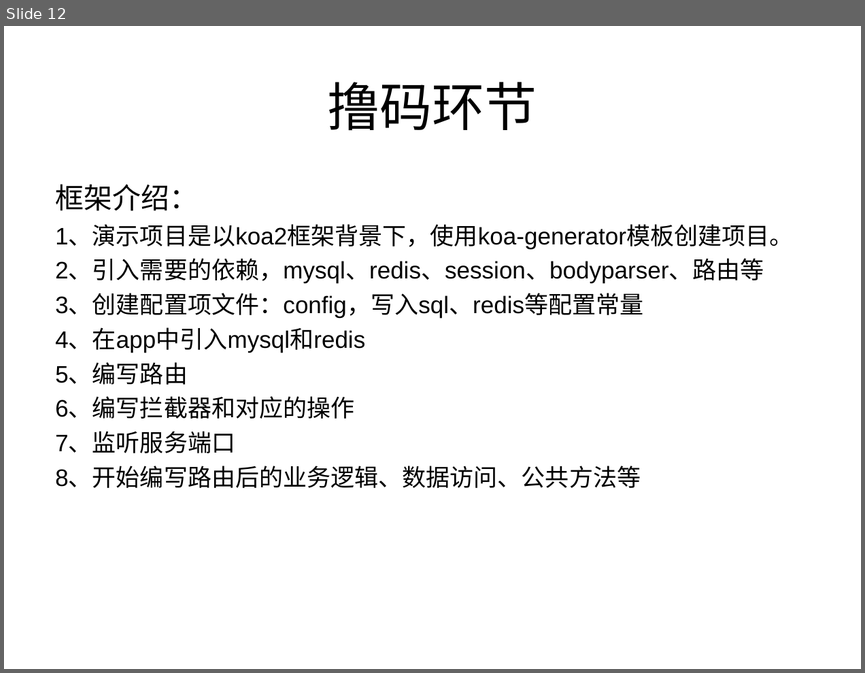
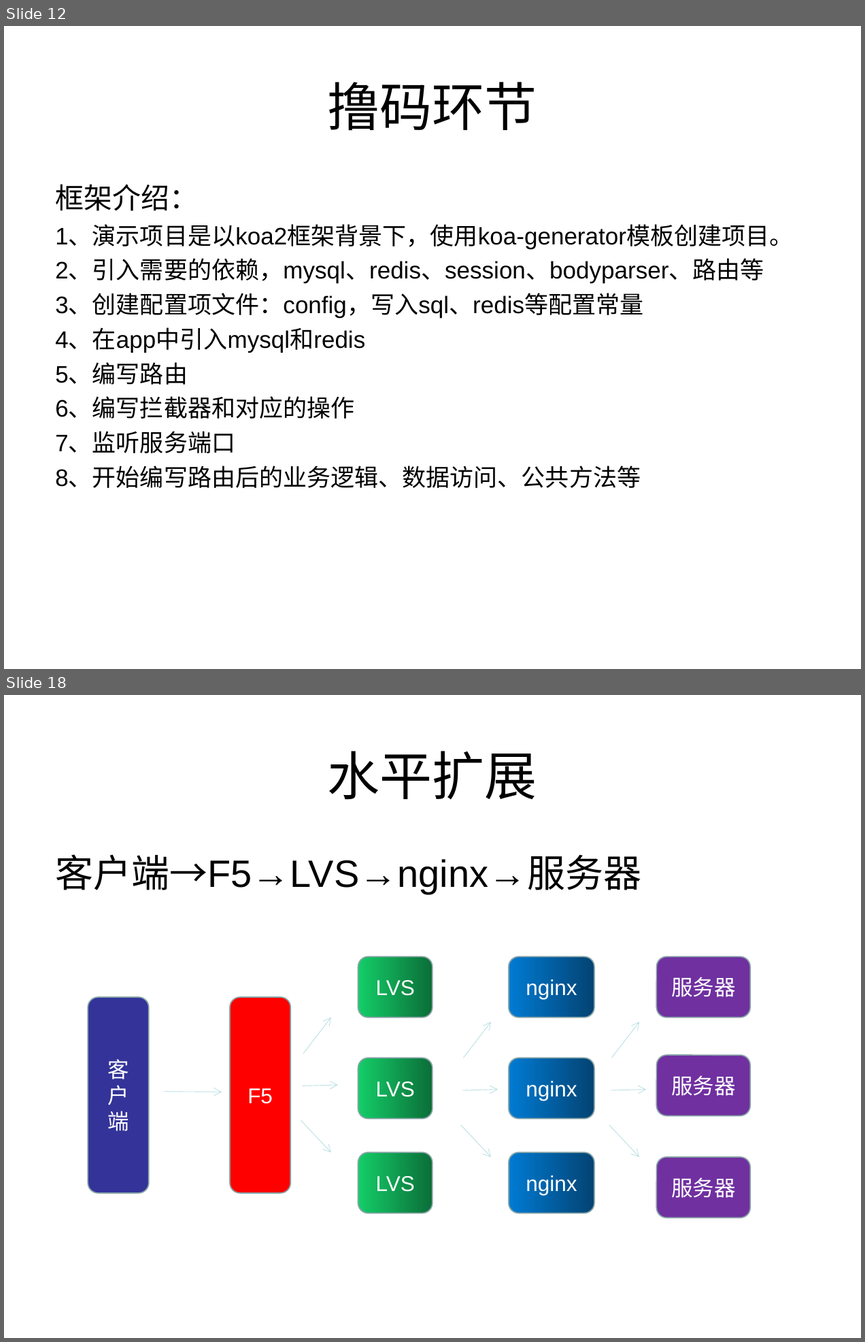
Before and after one commit to Alan055/node-koa, a slide deck: Alan-node解读.ppt. Shown one above the other, each under a label of ours: slide 12 before the commit, slides 12 and 18 after it; the slides between them are not shown. The pictures are 865x673 and 865x1342 pixels, drawn with LibreOffice and Linux fonts; fonts in the diff are those of the drawing. Boxes give left, top, right and bottom in pixels: in the first picture for what was removed or moved away, otherwise in the second. Text is boxed around its words. In the diff, an @@ line names an element or a change of style, - is before the commit and + after.

```diff
--- a/Alan-node解读.ppt
+++ b/Alan-node解读.ppt
@@ slide 18 added at [4, 695, 861, 1338], background #FFFFFF @@
@@ title added at [328, 751, 537, 800], 44 pt, text #000000 @@
+水平扩展
@@ text added at [55, 854, 641, 895], 32 pt, text #000000 @@
+客户端→F5→LVS→nginx→服务器
@@ rounded rectangle added at [358, 956, 432, 1017], fill gradient #14CD68 to #0B6E38, outline #89A4A7 0.99 pt, 18 pt, text #FFFFFF @@
+LVS
@@ rounded rectangle added at [509, 956, 594, 1017], fill gradient #007BD3 to #034373, outline #89A4A7 0.99 pt, 18 pt, text #FFFFFF @@
+nginx
@@ rounded rectangle added at [656, 956, 749, 1017], fill #7030A0, outline #89A4A7 0.99 pt, 18 pt, text #FFFFFF @@
+服务器
@@ freeform shape added at [88, 997, 149, 1192], fill #333399, outline #89A4A7 0.99 pt, 18 pt, text #FFFFFF @@
+客户端
@@ freeform shape added at [230, 997, 291, 1192], fill #FF0000, outline #89A4A7 0.99 pt, 18 pt, text #FFFFFF @@
+F5
@@ arrow added from (303, 1053) to (331, 1017), #BBE0E3 0.51 pt @@
@@ arrow added from (463, 1057) to (491, 1021), #BBE0E3 0.51 pt @@
@@ arrow added from (611, 1057) to (639, 1021), #BBE0E3 0.51 pt @@
@@ rounded rectangle added at [358, 1057, 432, 1118], fill gradient #14CD68 to #0B6E38, outline #89A4A7 0.99 pt, 18 pt, text #FFFFFF @@
+LVS
@@ rounded rectangle added at [509, 1057, 594, 1118], fill gradient #007BD3 to #034373, outline #89A4A7 0.99 pt, 18 pt, text #FFFFFF @@
+nginx
@@ rounded rectangle added at [656, 1055, 749, 1116], fill #7030A0, outline #89A4A7 0.99 pt, 18 pt, text #FFFFFF @@
+服务器
@@ arrow added from (163, 1091) to (222, 1091), #BBE0E3 0.51 pt @@
@@ arrow added from (302, 1086) to (338, 1085), #BBE0E3 0.51 pt @@
@@ arrow added from (462, 1090) to (498, 1089), #BBE0E3 0.51 pt @@
@@ arrow added from (611, 1090) to (646, 1089), #BBE0E3 0.51 pt @@
@@ arrow added from (300, 1120) to (331, 1153), #BBE0E3 0.51 pt @@
@@ arrow added from (461, 1125) to (491, 1157), #BBE0E3 0.51 pt @@
@@ arrow added from (609, 1125) to (639, 1157), #BBE0E3 0.51 pt @@
@@ rounded rectangle added at [358, 1153, 432, 1213], fill gradient #14CD68 to #0B6E38, outline #89A4A7 0.99 pt, 18 pt, text #FFFFFF @@
+LVS
@@ rounded rectangle added at [509, 1153, 594, 1213], fill gradient #007BD3 to #034373, outline #89A4A7 0.99 pt, 18 pt, text #FFFFFF @@
+nginx
@@ rounded rectangle added at [656, 1157, 749, 1218], fill #7030A0, outline #89A4A7 0.99 pt, 18 pt, text #FFFFFF @@
+服务器
```
Also in this commit, not shown: 6 other slides added, 26 other files.
